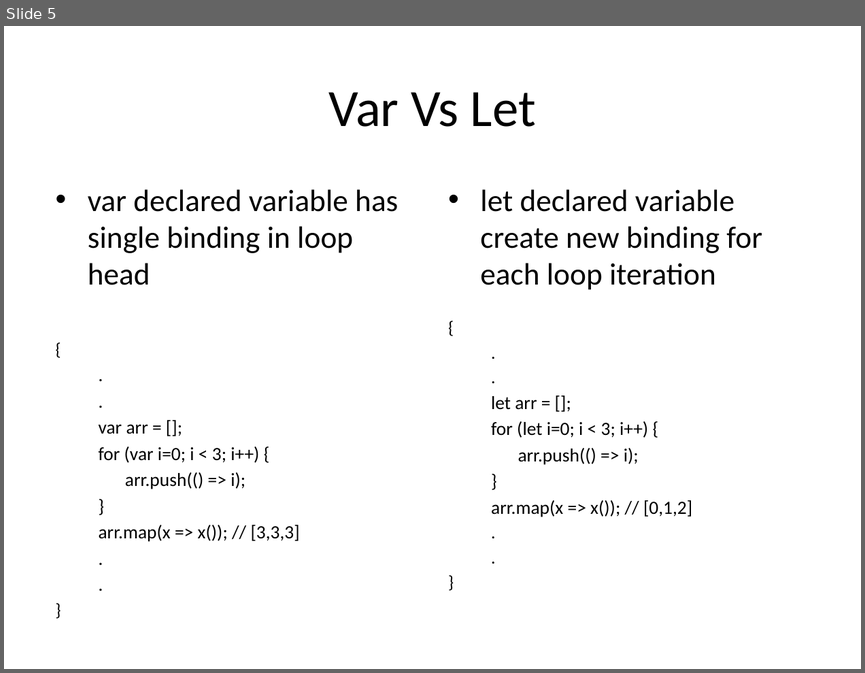
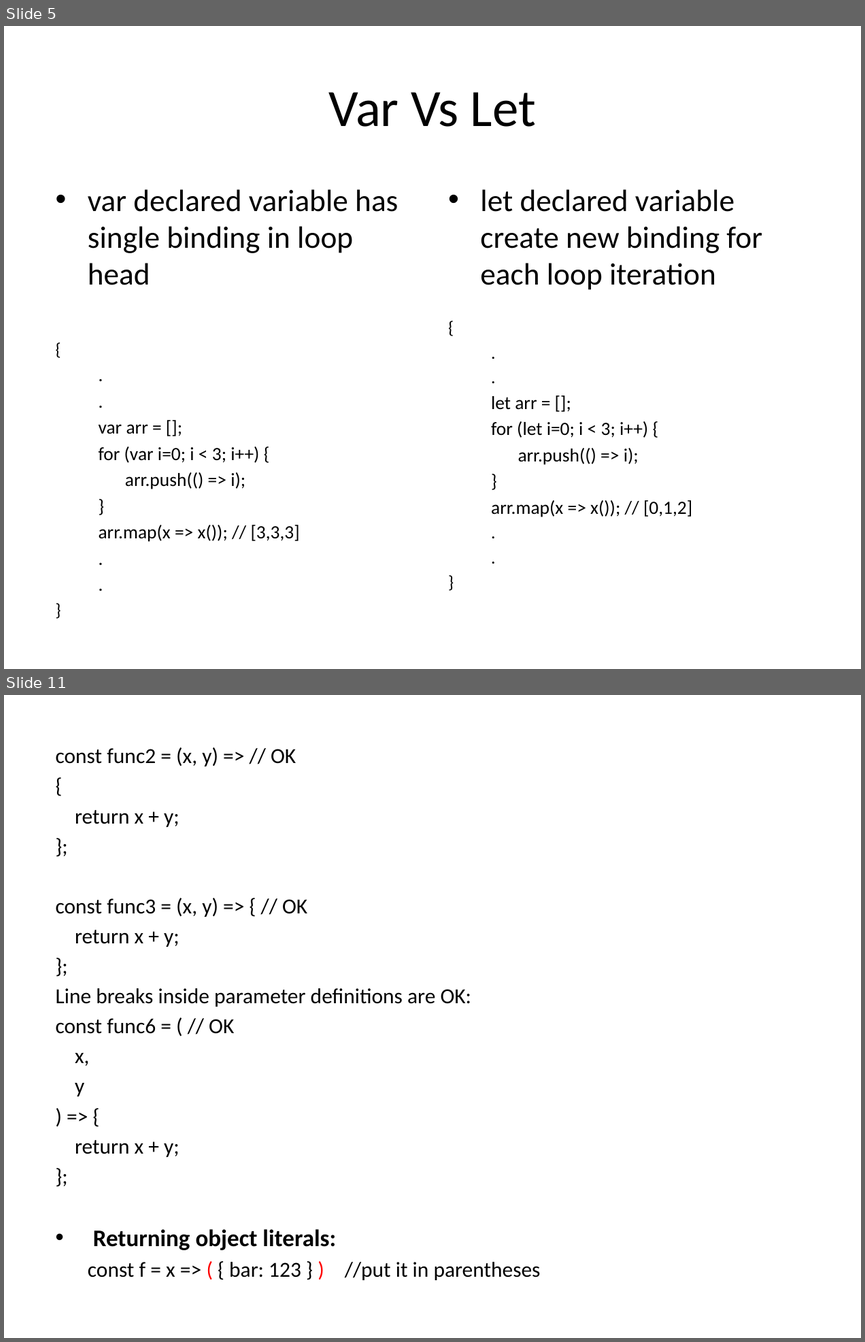
Before and after one commit to jaybidwai02/jsFrameworks, a slide deck: es6/ES6.pptx. Shown one above the other, each under a label of ours: slide 5 before the commit, slides 5 and 11 after it; the slides between them are not shown. The pictures are 865x673 and 865x1342 pixels, drawn with LibreOffice and Linux fonts; fonts in the diff are those of the drawing. Boxes give left, top, right and bottom in pixels: in the first picture for what was removed or moved away, otherwise in the second. Text is boxed around its words. In the diff, an @@ line names an element or a change of style, - is before the commit and + after.

```diff
--- a/es6/ES6.pptx
+++ b/es6/ES6.pptx
@@ slide 11 added at (4, 695, 861, 1338), background #FFFFFF @@
@@ text added at (56, 747, 541, 1280), 18 pt, text #000000 @@
+const func2 = (x, y) => // OK
+{
+return x + y;
+};
+const func3 = (x, y) => { // OK
+return x + y;
+};
+Line breaks inside parameter definitions are OK:
+const func6 = ( // OK
+x,
+y
+) => {
+return x + y;
+};
+• Returning object literals:
+const f = x => ( { bar: 123 } ) //put it in parentheses
```
Also in this commit, not shown: 12 other slides added, 1 other file.
